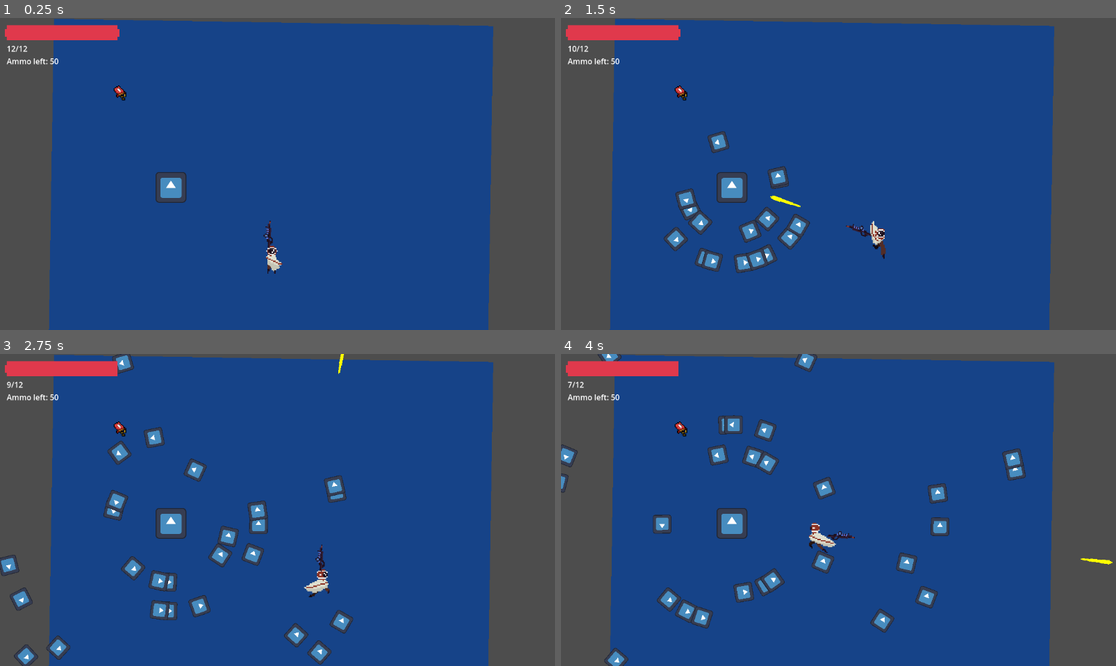
Above: before the commit, frames 1-4 (two rows, left to right).
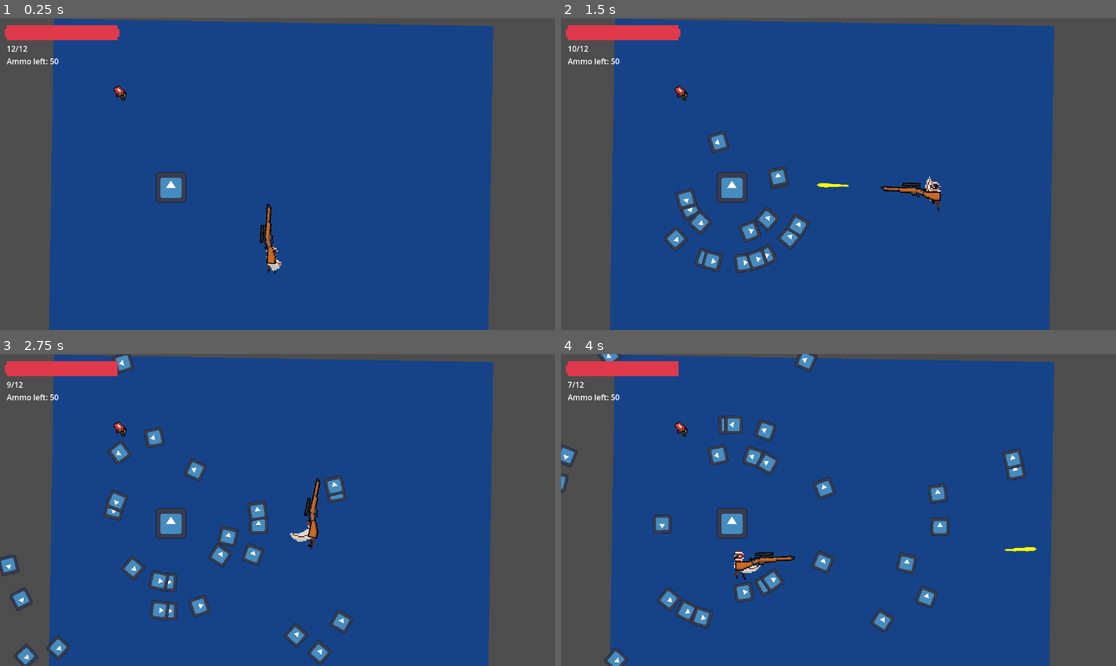
Above: after the commit, the same moments.

Repository: MettallicOnyx/Boss-Rush-Jam-Project
Game: Godot game, scene res://scenes/boss_rush_jam.tscn
Same seed, same stepped clock (60 frames per second), same inputs: the game is played once before the commit and once after it. The engine's default icon, where the game draws it, is replaced by a stand-in: a white triangle on a blue panel in a dark square.
Inputs (mouse positions are in pixels of both pictures, inside the frame that each line leads up to):
- Up to frame 1 (0.25 s): no input
- Up to frame 2 (1.5 s): tap Enter (ui_accept) at 0.5, 0.77 s; move the mouse to (960, 158) at 0.52 s; hold D (right) 0.53-1.28 s; tap Shift (dash) at 0.6 s; click (960, 158) at 0.8 s; move the mouse to (727, 189) at 1.27 s; hold S (down) from 1.28 s (still down); click (727, 189) at 1.35 s
- Up to frame 3 (2.75 s): tap Enter (ui_accept) at 1.52 s; tap Shift (dash) at 1.55 s; move the mouse to (333, 441) at 2.02 s; release S (down) at 2.03 s; hold D (right) from 2.03 s (still down); tap E (ability) at 2.1 s; click (333, 441) at 2.3 s
- Up to frame 4 (4 s): move the mouse to (810, 572) at 2.77 s; release D (right) at 2.78 s; hold W (up) 2.78-3.53 s; tap Shift (dash) at 2.85 s; click (810, 572) at 2.92 s; tap Enter (ui_accept) at 3.02, 3.77 s; move the mouse to (1005, 556) at 3.52 s; hold A (left) from 3.53 s (still down); click (1005, 556) at 3.6 s

The runs differ from the first frame. In frame 1, 0.3% of the frame differs, in the area x 46-50%, y 59-79%; in frame 2, 0.8%; in frame 3, 0.7%; in frame 4, 0.8%, in the area x 31-100%, y 54-73%.

Commit message:
Revert "Merge pull request #9 from Milosavljevichh/dash"
This reverts commit 0d94ac45433a5c1ed05a9a515a743fb7136d6755, reversing
changes made to f8d1328a4b87ee271ec4c68caeeb58c089923a04.

Diff:
--- a/scenes/player/player.tscn
+++ b/scenes/player/player.tscn
@@ -1,251 +1,251 @@
 [gd_scene load_steps=46 format=3 uid="uid://dmneubwiq5xqt"]
 
 [ext_resource type="Script" path="res://scripts/player/player.gd" id="1_lloie"]
-[ext_resource type="Texture2D" uid="uid://dl8a06omcitxk" path="res://assets/Player/player_360.png" id="3_ch26h"]
+[ext_resource type="Texture2D" uid="uid://bl8fnim0qibh2" path="res://assets/Player/player_spritesheet.png" id="3_albyp"]
 [ext_resource type="Script" path="res://scripts/components/hitbox_component.gd" id="3_m87rb"]
 [ext_resource type="Script" path="res://scripts/components/health_component.gd" id="4_q8as4"]
 
-[sub_resource type="AtlasTexture" id="AtlasTexture_60o4q"]
-atlas = ExtResource("3_ch26h")
+[sub_resource type="AtlasTexture" id="AtlasTexture_q67a0"]
+atlas = ExtResource("3_albyp")
 region = Rect2(0, 78, 48, 39)
 
-[sub_resource type="AtlasTexture" id="AtlasTexture_nkg7v"]
-atlas = ExtResource("3_ch26h")
+[sub_resource type="AtlasTexture" id="AtlasTexture_krjnr"]
+atlas = ExtResource("3_albyp")
 region = Rect2(48, 78, 48, 39)
 
-[sub_resource type="AtlasTexture" id="AtlasTexture_1ulpu"]
-atlas = ExtResource("3_ch26h")
+[sub_resource type="AtlasTexture" id="AtlasTexture_wplxh"]
+atlas = ExtResource("3_albyp")
 region = Rect2(96, 78, 48, 39)
 
-[sub_resource type="AtlasTexture" id="AtlasTexture_5812a"]
-atlas = ExtResource("3_ch26h")
+[sub_resource type="AtlasTexture" id="AtlasTexture_ffikh"]
+atlas = ExtResource("3_albyp")
 region = Rect2(144, 78, 48, 39)
 
-[sub_resource type="AtlasTexture" id="AtlasTexture_gwprh"]
-atlas = ExtResource("3_ch26h")
+[sub_resource type="AtlasTexture" id="AtlasTexture_citmh"]
+atlas = ExtResource("3_albyp")
 region = Rect2(192, 78, 48, 39)
 
-[sub_resource type="AtlasTexture" id="AtlasTexture_ibxpl"]
-atlas = ExtResource("3_ch26h")
+[sub_resource type="AtlasTexture" id="AtlasTexture_h8fwy"]
+atlas = ExtResource("3_albyp")
 region = Rect2(240, 78, 48, 39)
 
-[sub_resource type="AtlasTexture" id="AtlasTexture_7wa16"]
-atlas = ExtResource("3_ch26h")
+[sub_resource type="AtlasTexture" id="AtlasTexture_sbp0d"]
+atlas = ExtResource("3_albyp")
 region = Rect2(0, 195, 48, 39)
 
-[sub_resource type="AtlasTexture" id="AtlasTexture_u7d6u"]
-atlas = ExtResource("3_ch26h")
+[sub_resource type="AtlasTexture" id="AtlasTexture_b5v2s"]
+atlas = ExtResource("3_albyp")
 region = Rect2(48, 195, 48, 39)
 
-[sub_resource type="AtlasTexture" id="AtlasTexture_0c0ll"]
-atlas = ExtResource("3_ch26h")
+[sub_resource type="AtlasTexture" id="AtlasTexture_docv5"]
+atlas = ExtResource("3_albyp")
 region = Rect2(96, 195, 48, 39)
 
-[sub_resource type="AtlasTexture" id="AtlasTexture_si81q"]
-atlas = ExtResource("3_ch26h")
+[sub_resource type="AtlasTexture" id="AtlasTexture_0ucyx"]
+atlas = ExtResource("3_albyp")
 region = Rect2(144, 195, 48, 39)
 
-[sub_resource type="AtlasTexture" id="AtlasTexture_t6gq1"]
-atlas = ExtResource("3_ch26h")
+[sub_resource type="AtlasTexture" id="AtlasTexture_cdyhg"]
+atlas = ExtResource("3_albyp")
 region = Rect2(192, 195, 48, 39)
 
-[sub_resource type="AtlasTexture" id="AtlasTexture_p7kq5"]
-atlas = ExtResource("3_ch26h")
+[sub_resource type="AtlasTexture" id="AtlasTexture_jtje2"]
+atlas = ExtResource("3_albyp")
 region = Rect2(240, 195, 48, 39)
 
-[sub_resource type="AtlasTexture" id="AtlasTexture_m585g"]
-atlas = ExtResource("3_ch26h")
+[sub_resource type="AtlasTexture" id="AtlasTexture_s2hwu"]
+atlas = ExtResource("3_albyp")
+region = Rect2(48, 0, 48, 39)
+
+[sub_resource type="AtlasTexture" id="AtlasTexture_pf0cv"]
+atlas = ExtResource("3_albyp")
+region = Rect2(96, 0, 48, 39)
+
+[sub_resource type="AtlasTexture" id="AtlasTexture_b3gah"]
+atlas = ExtResource("3_albyp")
+region = Rect2(144, 0, 48, 39)
+
+[sub_resource type="AtlasTexture" id="AtlasTexture_34e5n"]
+atlas = ExtResource("3_albyp")
+region = Rect2(192, 0, 48, 39)
+
+[sub_resource type="AtlasTexture" id="AtlasTexture_6v8li"]
+atlas = ExtResource("3_albyp")
+region = Rect2(240, 0, 48, 39)
+
+[sub_resource type="AtlasTexture" id="AtlasTexture_hyf3y"]
+atlas = ExtResource("3_albyp")
 region = Rect2(0, 0, 48, 39)
 
-[sub_resource type="AtlasTexture" id="AtlasTexture_6vgrc"]
-atlas = ExtResource("3_ch26h")
-region = Rect2(48, 0, 48, 39)
-
-[sub_resource type="AtlasTexture" id="AtlasTexture_grabh"]
-atlas = ExtResource("3_ch26h")
-region = Rect2(96, 0, 48, 39)
-
-[sub_resource type="AtlasTexture" id="AtlasTexture_mmncb"]
-atlas = ExtResource("3_ch26h")
-region = Rect2(144, 0, 48, 39)
-
-[sub_resource type="AtlasTexture" id="AtlasTexture_is5m2"]
-atlas = ExtResource("3_ch26h")
-region = Rect2(192, 0, 48, 39)
-
-[sub_resource type="AtlasTexture" id="AtlasTexture_4g0ag"]
-atlas = ExtResource("3_ch26h")
-region = Rect2(240, 0, 48, 39)
-
-[sub_resource type="AtlasTexture" id="AtlasTexture_u0klu"]
-atlas = ExtResource("3_ch26h")
+[sub_resource type="AtlasTexture" id="AtlasTexture_xby0t"]
+atlas = ExtResource("3_albyp")
 region = Rect2(0, 39, 48, 39)
 
-[sub_resource type="AtlasTexture" id="AtlasTexture_swtvm"]
-atlas = ExtResource("3_ch26h")
+[sub_resource type="AtlasTexture" id="AtlasTexture_5usff"]
+atlas = ExtResource("3_albyp")
 region = Rect2(48, 39, 48, 39)
 
-[sub_resource type="AtlasTexture" id="AtlasTexture_ttm3h"]
-atlas = ExtResource("3_ch26h")
+[sub_resource type="AtlasTexture" id="AtlasTexture_rrmaj"]
+atlas = ExtResource("3_albyp")
 region = Rect2(96, 39, 48, 39)
 
-[sub_resource type="AtlasTexture" id="AtlasTexture_wg50l"]
-atlas = ExtResource("3_ch26h")
+[sub_resource type="AtlasTexture" id="AtlasTexture_fcc8s"]
+atlas = ExtResource("3_albyp")
 region = Rect2(144, 39, 48, 39)
 
-[sub_resource type="AtlasTexture" id="AtlasTexture_43k2m"]
-atlas = ExtResource("3_ch26h")
+[sub_resource type="AtlasTexture" id="AtlasTexture_ljwn3"]
+atlas = ExtResource("3_albyp")
 region = Rect2(192, 39, 48, 39)
 
-[sub_resource type="AtlasTexture" id="AtlasTexture_b2lte"]
-atlas = ExtResource("3_ch26h")
+[sub_resource type="AtlasTexture" id="AtlasTexture_tj7qd"]
+atlas = ExtResource("3_albyp")
 region = Rect2(240, 39, 48, 39)
 
-[sub_resource type="AtlasTexture" id="AtlasTexture_eqif2"]
-atlas = ExtResource("3_ch26h")
+[sub_resource type="AtlasTexture" id="AtlasTexture_duol4"]
+atlas = ExtResource("3_albyp")
 region = Rect2(0, 117, 48, 39)
 
-[sub_resource type="AtlasTexture" id="AtlasTexture_8lnmr"]
-atlas = ExtResource("3_ch26h")
+[sub_resource type="AtlasTexture" id="AtlasTexture_4o6n6"]
+atlas = ExtResource("3_albyp")
 region = Rect2(48, 117, 48, 39)
 
-[sub_resource type="AtlasTexture" id="AtlasTexture_o7mip"]
-atlas = ExtResource("3_ch26h")
+[sub_resource type="AtlasTexture" id="AtlasTexture_e2goj"]
+atlas = ExtResource("3_albyp")
 region = Rect2(96, 117, 48, 39)
 
-[sub_resource type="AtlasTexture" id="AtlasTexture_qwlid"]
-atlas = ExtResource("3_ch26h")
+[sub_resource type="AtlasTexture" id="AtlasTexture_ok7ft"]
+atlas = ExtResource("3_albyp")
 region = Rect2(144, 117, 48, 39)
 
-[sub_resource type="AtlasTexture" id="AtlasTexture_g2xfl"]
-atlas = ExtResource("3_ch26h")
+[sub_resource type="AtlasTexture" id="AtlasTexture_caf8r"]
+atlas = ExtResource("3_albyp")
 region = Rect2(192, 117, 48, 39)
 
-[sub_resource type="AtlasTexture" id="AtlasTexture_fobrs"]
-atlas = ExtResource("3_ch26h")
+[sub_resource type="AtlasTexture" id="AtlasTexture_r0wxa"]
+atlas = ExtResource("3_albyp")
 region = Rect2(240, 117, 48, 39)
 
-[sub_resource type="AtlasTexture" id="AtlasTexture_ylrqh"]
-atlas = ExtResource("3_ch26h")
+[sub_resource type="AtlasTexture" id="AtlasTexture_d4htv"]
+atlas = ExtResource("3_albyp")
 region = Rect2(288, 117, 48, 39)
 
-[sub_resource type="AtlasTexture" id="AtlasTexture_d6pum"]
-atlas = ExtResource("3_ch26h")
+[sub_resource type="AtlasTexture" id="AtlasTexture_vpveh"]
+atlas = ExtResource("3_albyp")
 region = Rect2(336, 117, 48, 39)
 
-[sub_resource type="AtlasTexture" id="AtlasTexture_yhrsq"]
-atlas = ExtResource("3_ch26h")
+[sub_resource type="AtlasTexture" id="AtlasTexture_gwbvm"]
+atlas = ExtResource("3_albyp")
 region = Rect2(0, 156, 48, 39)
 
-[sub_resource type="AtlasTexture" id="AtlasTexture_4xmax"]
-atlas = ExtResource("3_ch26h")
+[sub_resource type="AtlasTexture" id="AtlasTexture_lsvf6"]
+atlas = ExtResource("3_albyp")
 region = Rect2(48, 156, 48, 39)
 
-[sub_resource type="AtlasTexture" id="AtlasTexture_5tfch"]
-atlas = ExtResource("3_ch26h")
+[sub_resource type="AtlasTexture" id="AtlasTexture_7u4ex"]
+atlas = ExtResource("3_albyp")
 region = Rect2(96, 156, 48, 39)
 
-[sub_resource type="AtlasTexture" id="AtlasTexture_rsn8t"]
-atlas = ExtResource("3_ch26h")
+[sub_resource type="AtlasTexture" id="AtlasTexture_vtawf"]
+atlas = ExtResource("3_albyp")
 region = Rect2(144, 156, 48, 39)
 
-[sub_resource type="AtlasTexture" id="AtlasTexture_idfb0"]
-atlas = ExtResource("3_ch26h")
+[sub_resource type="AtlasTexture" id="AtlasTexture_7j1pw"]
+atlas = ExtResource("3_albyp")
 region = Rect2(192, 156, 48, 39)
 
-[sub_resource type="AtlasTexture" id="AtlasTexture_2hc7g"]
-atlas = ExtResource("3_ch26h")
+[sub_resource type="AtlasTexture" id="AtlasTexture_8uvtc"]
+atlas = ExtResource("3_albyp")
 region = Rect2(240, 156, 48, 39)
 
 [sub_resource type="SpriteFrames" id="SpriteFrames_7x6wh"]
 animations = [{
 "frames": [{
 "duration": 1.0,
-"texture": SubResource("AtlasTexture_60o4q")
-}, {
-"duration": 1.0,
-"texture": SubResource("AtlasTexture_nkg7v")
-}, {
-"duration": 1.0,
-"texture": SubResource("AtlasTexture_1ulpu")
-}, {
-"duration": 1.0,
-"texture": SubResource("AtlasTexture_5812a")
-}, {
-"duration": 1.0,
-"texture": SubResource("AtlasTexture_gwprh")
-}, {
-"duration": 1.0,
-"texture": SubResource("AtlasTexture_ibxpl")
+"texture": SubResource("AtlasTexture_q67a0")
+}, {
+"duration": 1.0,
+"texture": SubResource("AtlasTexture_krjnr")
+}, {
+"duration": 1.0,
+"texture": SubResource("AtlasTexture_wplxh")
+}, {
+"duration": 1.0,
+"texture": SubResource("AtlasTexture_ffikh")
+}, {
+"duration": 1.0,
+"texture": SubResource("AtlasTexture_citmh")
+}, {
+"duration": 1.0,
+"texture": SubResource("AtlasTexture_h8fwy")
 }],
 "loop": true,
 "name": &"back_idle",
-"speed": 10.0
-}, {
-"frames": [{
-"duration": 1.0,
-"texture": SubResource("AtlasTexture_7wa16")
-}, {
-"duration": 1.0,
-"texture": SubResource("AtlasTexture_u7d6u")
-}, {
-"duration": 1.0,
-"texture": SubResource("AtlasTexture_0c0ll")
-}, {
-"duration": 1.0,
-"texture": SubResource("AtlasTexture_si81q")
-}, {
-"duration": 1.0,
-"texture": SubResource("AtlasTexture_t6gq1")
-}, {
-"duration": 1.0,
-"texture": SubResource("AtlasTexture_p7kq5")
+"speed": 5.0
+}, {
+"frames": [{
+"duration": 1.0,
+"texture": SubResource("AtlasTexture_sbp0d")
+}, {
+"duration": 1.0,
+"texture": SubResource("AtlasTexture_b5v2s")
+}, {
+"duration": 1.0,
+"texture": SubResource("AtlasTexture_docv5")
+}, {
+"duration": 1.0,
+"texture": SubResource("AtlasTexture_0ucyx")
+}, {
+"duration": 1.0,
+"texture": SubResource("AtlasTexture_cdyhg")
+}, {
+"duration": 1.0,
+"texture": SubResource("AtlasTexture_jtje2")
 }],
 "loop": true,
 "name": &"back_walk",
-"speed": 10.0
-}, {
-"frames": [{
-"duration": 1.0,
-"texture": SubResource("AtlasTexture_m585g")
-}, {
-"duration": 1.0,
-"texture": SubResource("AtlasTexture_6vgrc")
-}, {
-"duration": 1.0,
-"texture": SubResource("AtlasTexture_grabh")
-}, {
-"duration": 1.0,
-"texture": SubResource("AtlasTexture_mmncb")
-}, {
-"duration": 1.0,
-"texture": SubResource("AtlasTexture_is5m2")
-}, {
-"duration": 1.0,
-"texture": SubResource("AtlasTexture_4g0ag")
+"speed": 5.0
+}, {
+"frames": [{
+"duration": 1.0,
+"texture": SubResource("AtlasTexture_s2hwu")
+}, {
+"duration": 1.0,
+"texture": SubResource("AtlasTexture_pf0cv")
+}, {
+"duration": 1.0,
+"texture": SubResource("AtlasTexture_b3gah")
+}, {
+"duration": 1.0,
+"texture": SubResource("AtlasTexture_34e5n")
+}, {
+"duration": 1.0,
+"texture": SubResource("AtlasTexture_6v8li")
+}, {
+"duration": 1.0,
+"texture": SubResource("AtlasTexture_hyf3y")
 }],
 "loop": true,
 "name": &"idle",
-"speed": 10.0
-}, {
-"frames": [{
-"duration": 1.0,
-"texture": SubResource("AtlasTexture_u0klu")
-}, {
-"duration": 1.0,
-"texture": SubResource("AtlasTexture_swtvm")
-}, {
-"duration": 1.0,
-"texture": SubResource("AtlasTexture_ttm3h")
-}, {
-"duration": 1.0,
-"texture": SubResource("AtlasTexture_wg50l")
-}, {
-"duration": 1.0,
-"texture": SubResource("AtlasTexture_43k2m")
-}, {
-"duration": 1.0,
-"texture": SubResource("AtlasTexture_b2lte")
+"speed": 5.0
+}, {
+"frames": [{
+"duration": 1.0,
+"texture": SubResource("AtlasTexture_xby0t")
+}, {
+"duration": 1.0,
+"texture": SubResource("AtlasTexture_5usff")
+}, {
+"duration": 1.0,
+"texture": SubResource("AtlasTexture_rrmaj")
+}, {
+"duration": 1.0,
+"texture": SubResource("AtlasTexture_fcc8s")
+}, {
+"duration": 1.0,
+"texture": SubResource("AtlasTexture_ljwn3")
+}, {
+"duration": 1.0,
+"texture": SubResource("AtlasTexture_tj7qd")
 }],
 "loop": true,
 "name": &"side_idle",
@@ -253,55 +253,55 @@
 }, {
 "frames": [{
 "duration": 1.0,
-"texture": SubResource("AtlasTexture_eqif2")
-}, {
-"duration": 1.0,
-"texture": SubResource("AtlasTexture_8lnmr")
-}, {
-"duration": 1.0,
-"texture": SubResource("AtlasTexture_o7mip")
-}, {
-"duration": 1.0,
-"texture": SubResource("AtlasTexture_qwlid")
-}, {
-"duration": 1.0,
-"texture": SubResource("AtlasTexture_g2xfl")
-}, {
-"duration": 1.0,
-"texture": SubResource("AtlasTexture_fobrs")
-}, {
-"duration": 1.0,
-"texture": SubResource("AtlasTexture_ylrqh")
-}, {
-"duration": 1.0,
-"texture": SubResource("AtlasTexture_d6pum")
+"texture": SubResource("AtlasTexture_duol4")
+}, {
+"duration": 1.0,
+"texture": SubResource("AtlasTexture_4o6n6")
+}, {
+"duration": 1.0,
+"texture": SubResource("AtlasTexture_e2goj")
+}, {
+"duration": 1.0,
+"texture": SubResource("AtlasTexture_ok7ft")
+}, {
+"duration": 1.0,
+"texture": SubResource("AtlasTexture_caf8r")
+}, {
+"duration": 1.0,
+"texture": SubResource("AtlasTexture_r0wxa")
+}, {
+"duration": 1.0,
+"texture": SubResource("AtlasTexture_d4htv")
+}, {
+"duration": 1.0,
+"texture": SubResource("AtlasTexture_vpveh")
 }],
 "loop": true,
 "name": &"side_walk",
-"speed": 12.0
-}, {
-"frames": [{
-"duration": 1.0,
-"texture": SubResource("AtlasTexture_yhrsq")
-}, {
-"duration": 1.0,
-"texture": SubResource("AtlasTexture_4xmax")
-}, {
-"duration": 1.0,
-"texture": SubResource("AtlasTexture_5tfch")
-}, {
-"duration": 1.0,
-"texture": SubResource("AtlasTexture_rsn8t")
-}, {
-"duration": 1.0,
-"texture": SubResource("AtlasTexture_idfb0")
-}, {
-"duration": 1.0,
-"texture": SubResource("AtlasTexture_2hc7g")
+"speed": 5.0
+}, {
+"frames": [{
+"duration": 1.0,
+"texture": SubResource("AtlasTexture_gwbvm")
+}, {
+"duration": 1.0,
+"texture": SubResource("AtlasTexture_lsvf6")
+}, {
+"duration": 1.0,
+"texture": SubResource("AtlasTexture_7u4ex")
+}, {
+"duration": 1.0,
+"texture": SubResource("AtlasTexture_vtawf")
+}, {
+"duration": 1.0,
+"texture": SubResource("AtlasTexture_7j1pw")
+}, {
+"duration": 1.0,
+"texture": SubResource("AtlasTexture_8uvtc")
 }],
 "loop": true,
 "name": &"walk",
-"speed": 10.0
+"speed": 5.0
 }]
 
 [sub_resource type="CircleShape2D" id="CircleShape2D_a66cc"]
@@ -319,9 +319,9 @@
 
 [node name="AnimatedSprite2D" type="AnimatedSprite2D" parent="."]
 sprite_frames = SubResource("SpriteFrames_7x6wh")
-animation = &"back_idle"
+animation = &"back_walk"
 autoplay = "idle"
-frame_progress = 0.779822
+frame_progress = 0.678598
 
 [node name="CollisionShape2D" type="CollisionShape2D" parent="."]
 position = Vector2(0.511606, 3.09328)
--- a/scenes/weapons/gun.tscn
+++ b/scenes/weapons/gun.tscn
@@ -1,7 +1,7 @@
 [gd_scene load_steps=4 format=3 uid="uid://bgqvneeqe3raq"]
 
+[ext_resource type="Texture2D" uid="uid://birdashiotb4p" path="res://assets/Weapons/free-guns-pixel-art/Sniper-rifle-1-scoped.png" id="1_1ghbu"]
 [ext_resource type="Script" path="res://scripts/weapons/gun.gd" id="1_6t3aw"]
-[ext_resource type="Texture2D" uid="uid://cxd13v2muxlxh" path="res://assets/Weapons/sniper_prototype.png" id="2_i5ebt"]
 [ext_resource type="AudioStream" uid="uid://ciomggm76xpa2" path="res://assets/SFX/player_gunshot.mp3" id="3_5svgy"]
 
 [node name="Gun" type="Node2D"]
@@ -12,7 +12,7 @@
 
 [node name="Sprite2D" type="Sprite2D" parent="."]
 position = Vector2(25, -4)
-texture = ExtResource("2_i5ebt")
+texture = ExtResource("1_1ghbu")
 
 [node name="Marker2D" type="Marker2D" parent="."]
 position = Vector2(56.4065, -5.65029)
--- a/scripts/components/gun_class.gd
+++ b/scripts/components/gun_class.gd
@@ -1,6 +1,34 @@
 extends Node2D
 class_name Gun
+
+const BULLET = preload("res://scenes/weapons/bullet.tscn")
 
 @export var clip_size: int #how many bullets the gun can hold at once
 @export var ammo_in_clip: int #ammo currently in the gun
 var current_ammo: int #how many ammo the player has in their inventory
+
+@onready var player: CharacterBody2D = $".."
+
+func shoot_bullet(muzzle):
+	ammo_in_clip -= 1
+	var bullet_instance = BULLET.instantiate()
+	get_tree().root.add_child(bullet_instance)
+	bullet_instance.global_position = muzzle.global_position
+	bullet_instance.rotation = rotation
+
+func do_recoil(recoil_strength):
+	var recoil_angle := player.position.angle_to_point(get_global_mouse_position())
+	var recoil_dir := -Vector2.RIGHT.rotated(recoil_angle);
+
+	if player.velocity.x > 0 || player.velocity.y > 0:
+		player.velocity = -recoil_dir * recoil_strength;
+	else:
+		player.velocity = recoil_dir * recoil_strength;
+
+func reload_gun():
+	if ammo_in_clip < clip_size:
+		var ammo_needed = clip_size - ammo_in_clip
+		var ammo_to_reload = min(ammo_needed, current_ammo)
+
+		ammo_in_clip += ammo_to_reload
+		current_ammo -= ammo_to_reload
--- a/scripts/player/player.gd
+++ b/scripts/player/player.gd
@@ -7,7 +7,12 @@
 @export var animation_player : AnimatedSprite2D
 @export var health_component: HealthComponent
 @export var weapon_list : Array[Node2D]
+@export var dash_distance: float = 200.0  # Maximum distance for the dash
+@export var dash_speed: float = 500.0  # Speed of the dash
 
+var is_dashing: bool = false
+var dash_target: Vector2
+var dash_start_position: Vector2
 
 
 var current_dir = "none"
@@ -19,7 +24,7 @@
 func _ready() -> void:
 	set_weapon()
 
-func _physics_process(_delta: float) -> void:
+func _physics_process(delta: float) -> void:
 	var direction_x = Input.get_axis("left", "right")
 	var direction_y = Input.get_axis("up", "down")
 	var direction = Vector2(direction_x, direction_y).normalized()
@@ -45,6 +50,13 @@
 	#velocity.x = move_toward(velocity.x, speed * direction.x, accel)
 	#velocity.y = move_toward(velocity.y, speed * direction.y, accel)
 
+	if is_dashing:
+		global_position = global_position.move_toward(dash_target, dash_speed * delta)
+
+		# Check if dash is complete
+	if global_position.distance_to(dash_target) < 1.0 or global_position.distance_to(dash_start_position) >= dash_distance:
+		is_dashing = false
+
 	velocity = velocity.move_toward(direction * speed, accel)
 
 	move_and_slide()
@@ -57,6 +69,13 @@
 	if Input.is_action_just_pressed("swap_weapon"): # press F
 		weapon_index += 1
 		set_weapon()
+
+	if Input.is_action_just_pressed("dash"):
+		dash_start_position = global_position
+		var mouse_position = get_global_mouse_position()
+		var direction = (mouse_position - global_position).normalized()
+		dash_target = global_position + direction * dash_distance
+		is_dashing = true
 
 func handle_animation(direction, is_flipped, animation_name):
 		current_dir = direction
--- a/scripts/weapons/gun.gd
+++ b/scripts/weapons/gun.gd
@@ -2,13 +2,10 @@
 
 signal shot_fired
 
-const BULLET = preload("res://scenes/weapons/bullet.tscn")
-
 #Clip size var determines how much ammo a gun can hold at once
 
+@onready var gunshot: AudioStreamPlayer2D = $Gunshot
 @onready var muzzle: Marker2D = $Marker2D
-@onready var player: CharacterBody2D = $".."
-@onready var gunshot: AudioStreamPlayer2D = $Gunshot
 
 var recoil_strength: float = 300.0
 
@@ -31,36 +28,12 @@
 func _input(_event: InputEvent) -> void:
 	if Input.is_action_just_pressed("shoot"):
 		if ammo_in_clip > 0:
-			shoot_bullet()
-			do_recoil()
+			shoot_bullet(muzzle)
+			do_recoil(recoil_strength)
 			shot_fired.emit()
+			gunshot.play()
 	if Input.is_action_just_pressed("reload"):
 		reload_gun()
 
-func shoot_bullet():
-	ammo_in_clip -= 1
-	var bullet_instance = BULLET.instantiate()
-	get_tree().root.add_child(bullet_instance)
-	bullet_instance.global_position = muzzle.global_position
-	bullet_instance.rotation = rotation
-	gunshot.play()
-
-func do_recoil():
-	var recoil_angle := player.position.angle_to_point(get_global_mouse_position())
-	var recoil_dir := -Vector2.RIGHT.rotated(recoil_angle);
-
-	if player.velocity.x > 0 || player.velocity.y > 0:
-		player.velocity = -recoil_dir * recoil_strength;
-	else:
-		player.velocity = recoil_dir * recoil_strength;
-
-func reload_gun():
-	if ammo_in_clip < clip_size:
-		var ammo_needed = clip_size - ammo_in_clip
-		var ammo_to_reload = min(ammo_needed, current_ammo)
-
-		ammo_in_clip += ammo_to_reload
-		current_ammo -= ammo_to_reload
-
 func _on_shot_fired() -> void:
 	pass
Binary file removed: assets/Player/player_360.png
Not shown, removed: assets/Player/player_360.png.import
Binary file removed: assets/Weapons/sniper_prototype.png
Not shown, removed: assets/Weapons/sniper_prototype.png.import
